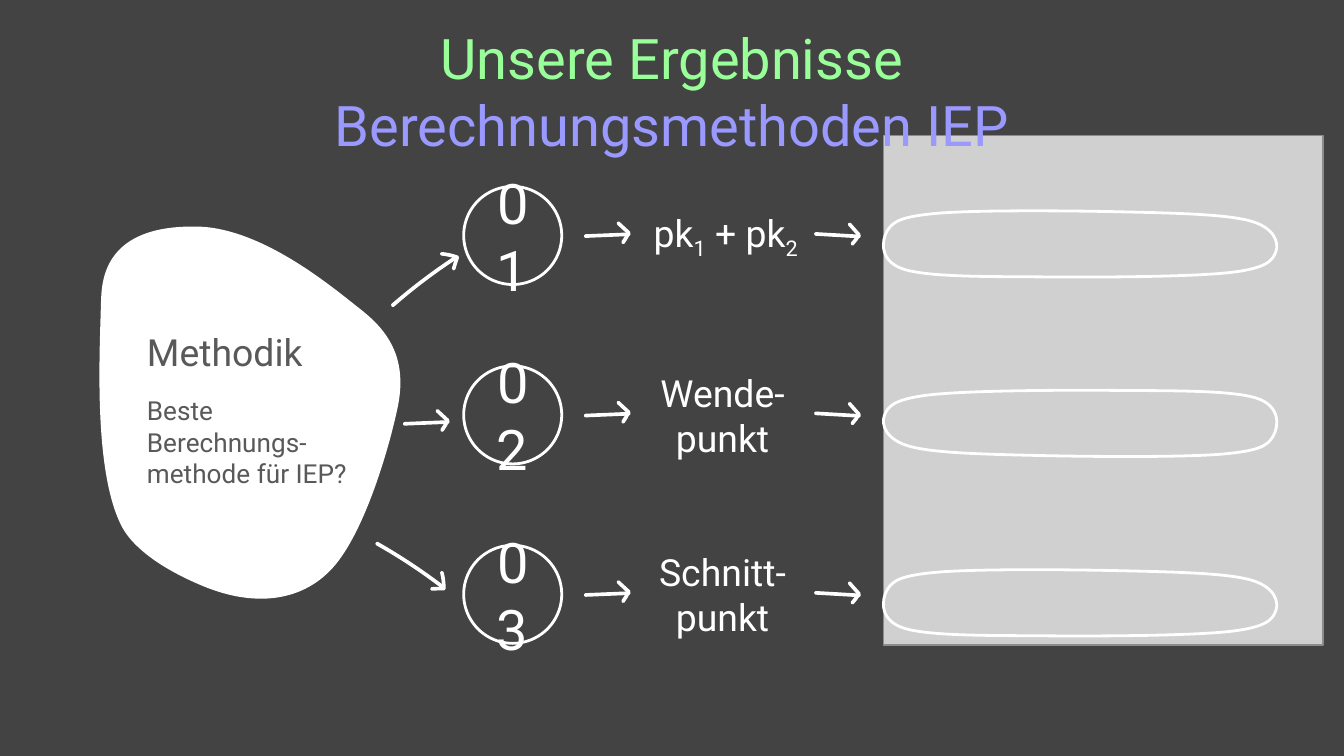
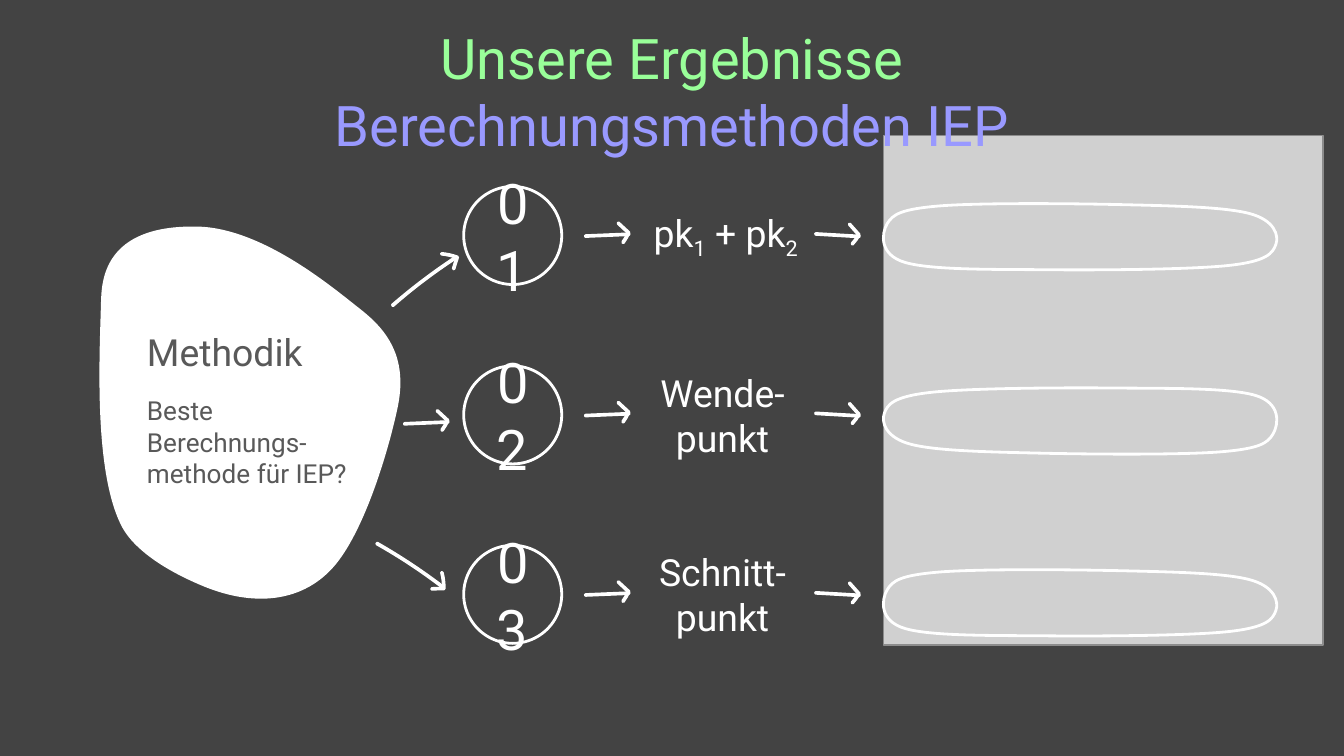
Before and after one commit to TimerErTim/bioinf.bio, a slide deck: slide 10 of sem-3_titration/presentation/BCH3_WS2025_GlycinTitration_Results.pptx. Drawn at 1344x756 pixels with LibreOffice and Linux fonts; fonts in the diff are those of the drawing; grey boxes stand for pictures. Boxes give left, top, right and bottom in pixels: in the first picture for what was removed or moved away, otherwise in the second. Text is boxed around its words. In the diff, an @@ line names an element or a change of style, - is before the commit and + after.

```diff
--- a/sem-3_titration/presentation/BCH3_WS2025_GlycinTitration_Results.pptx
+++ b/sem-3_titration/presentation/BCH3_WS2025_GlycinTitration_Results.pptx
@@ freeform shape: place and size @@
-freeform shape at [883, 211, 1277, 277]
+freeform shape at [883, 203, 1277, 269]
@@ freeform shape at [883, 388, 1277, 454]: outline redrawn @@
```
Also in this commit, not shown: 1 other slide changed, 7 other files.
